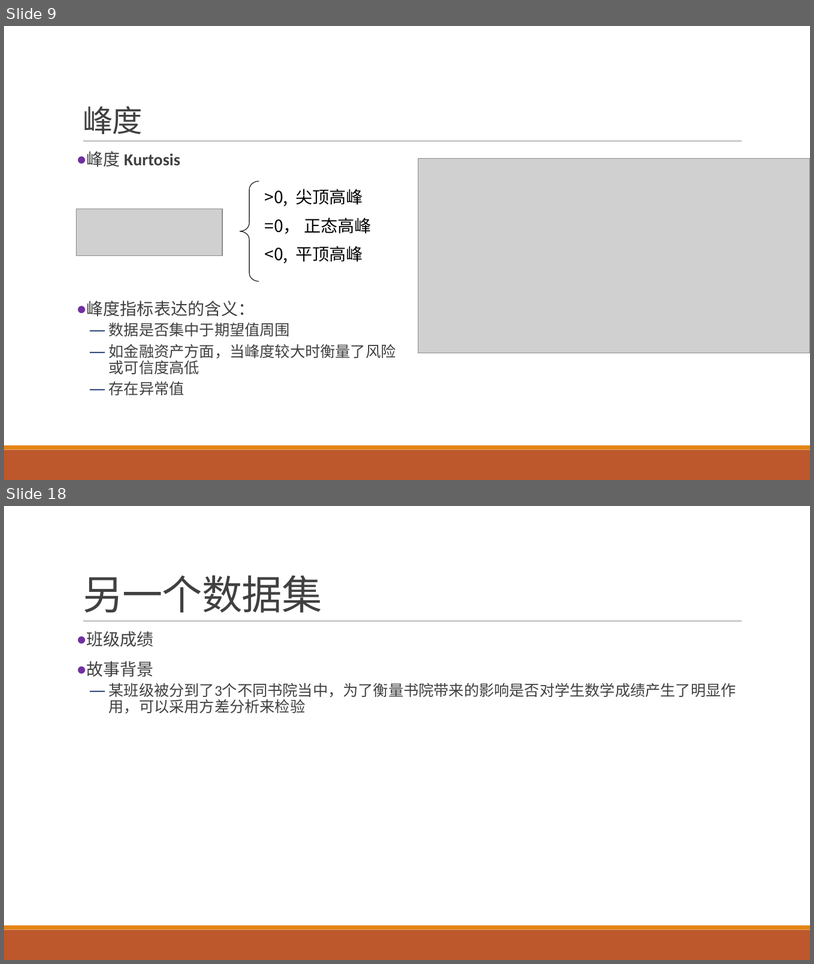
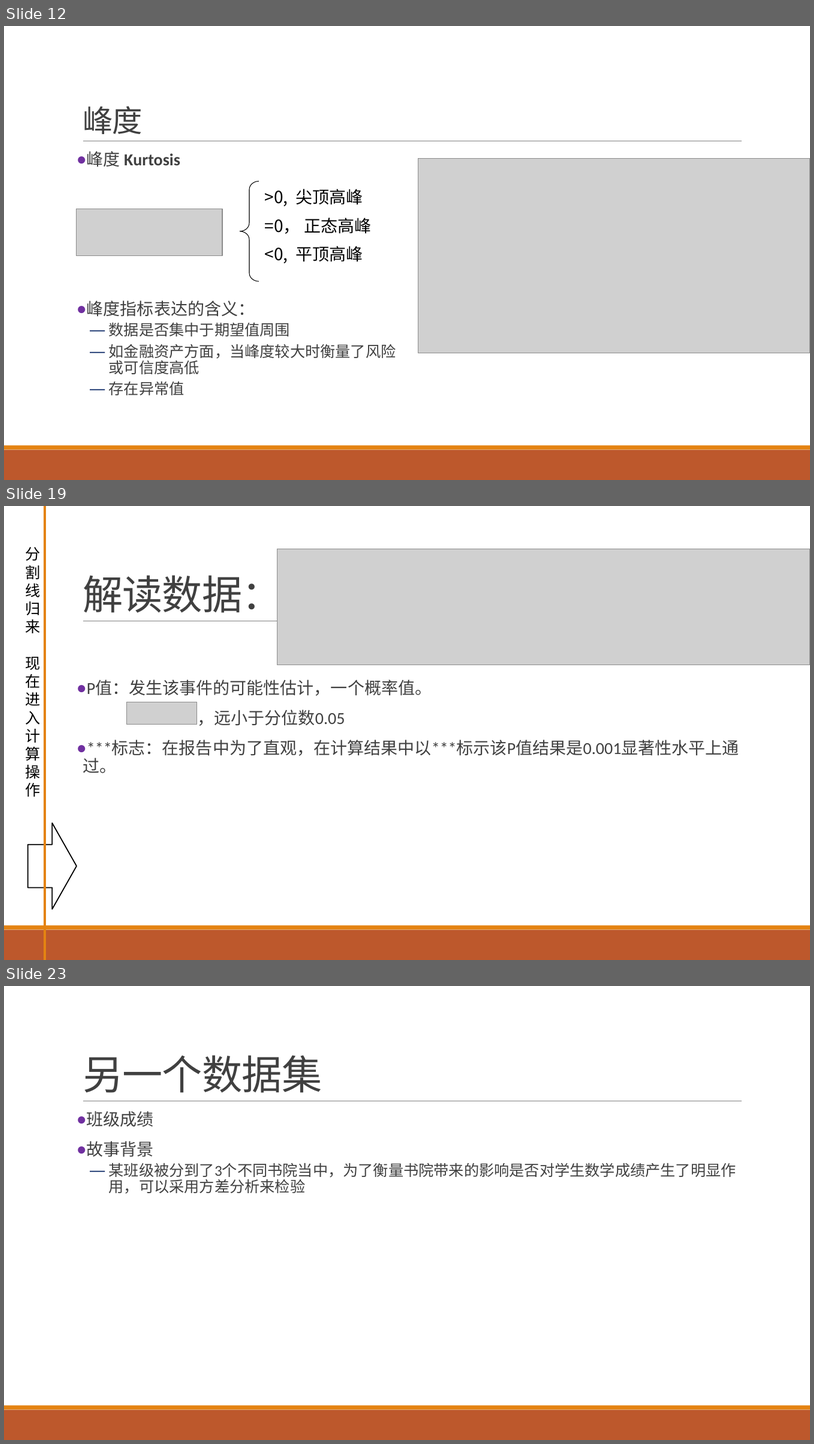
Before and after one commit to exoplanetX/DataAnalytics, a slide deck: 数据分析-4-非参数分析.pptx. Shown one above the other, each under a label of ours: slides 9 and 18 before the commit, slides 12, 19 and 23 after it; the slides between them are not shown. The pictures are 814x964 and 814x1444 pixels, drawn with LibreOffice and Linux fonts; fonts in the diff are those of the drawing; grey boxes stand for pictures. Boxes give left, top, right and bottom in pixels: in the first picture for what was removed or moved away, otherwise in the second. Text is boxed around its words. In the diff, an @@ line names an element or a change of style, - is before the commit and + after.

```diff
--- a/数据分析-4-非参数分析.pptx
+++ b/数据分析-4-非参数分析.pptx
@@ slide 19 added at (4, 506, 810, 960), background #FFFFFF; not listed: 3 template elements that a slide beside it also shows @@
@@ line added from (45, 506) to (45, 960), #E48312 3 pt @@
@@ text added at (25, 547, 40, 796), 18 pt, text #000000 @@
+分割线
+归来
+现在进入计算操作
@@ picture added at (277, 549, 810, 665) @@
@@ title added at (83, 568, 282, 619), 48 pt, text #404040 @@
+解读数据：
@@ text added at (83, 680, 740, 773), 20 pt, text #404040 @@
+● P值：发生该事件的可能性估计，一个概率值。
+，远小于分位数0.05
+● ***标志：在报告中为了直观，在计算结果中以***标示该P值结果是0.001显著性水平上通过。
@@ picture added at (127, 702, 197, 724) @@
@@ right arrow added at (27, 823, 77, 909), fill #FFFFFF, outline #000000 1.25 pt @@
@@ what was slide 9 is now slide 12 @@
@@ what was slide 18 is now slide 23 @@
```
Also in this commit, not shown: 7 slides changed, 7 other slides added, 3 slides removed.
